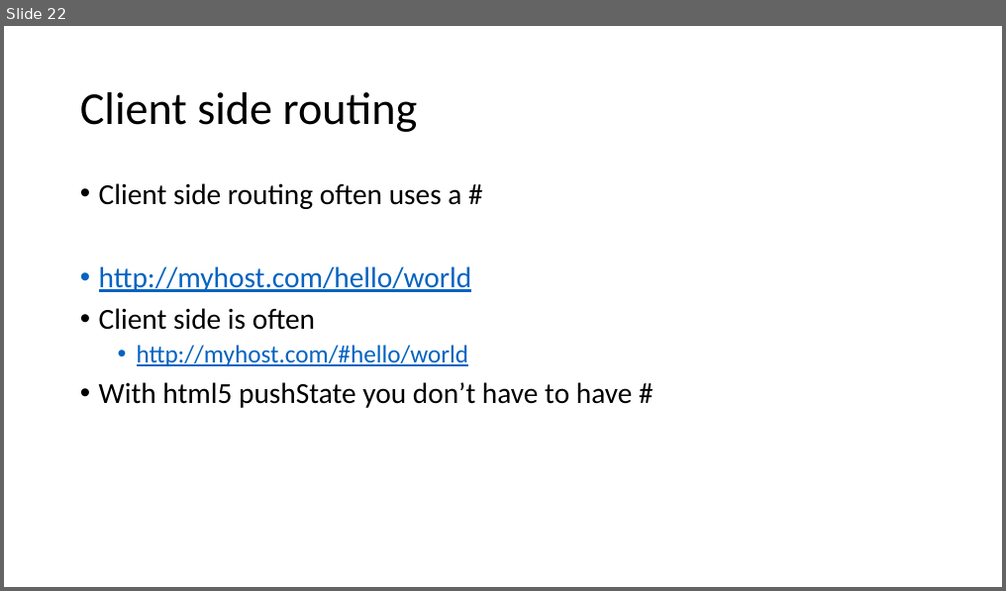
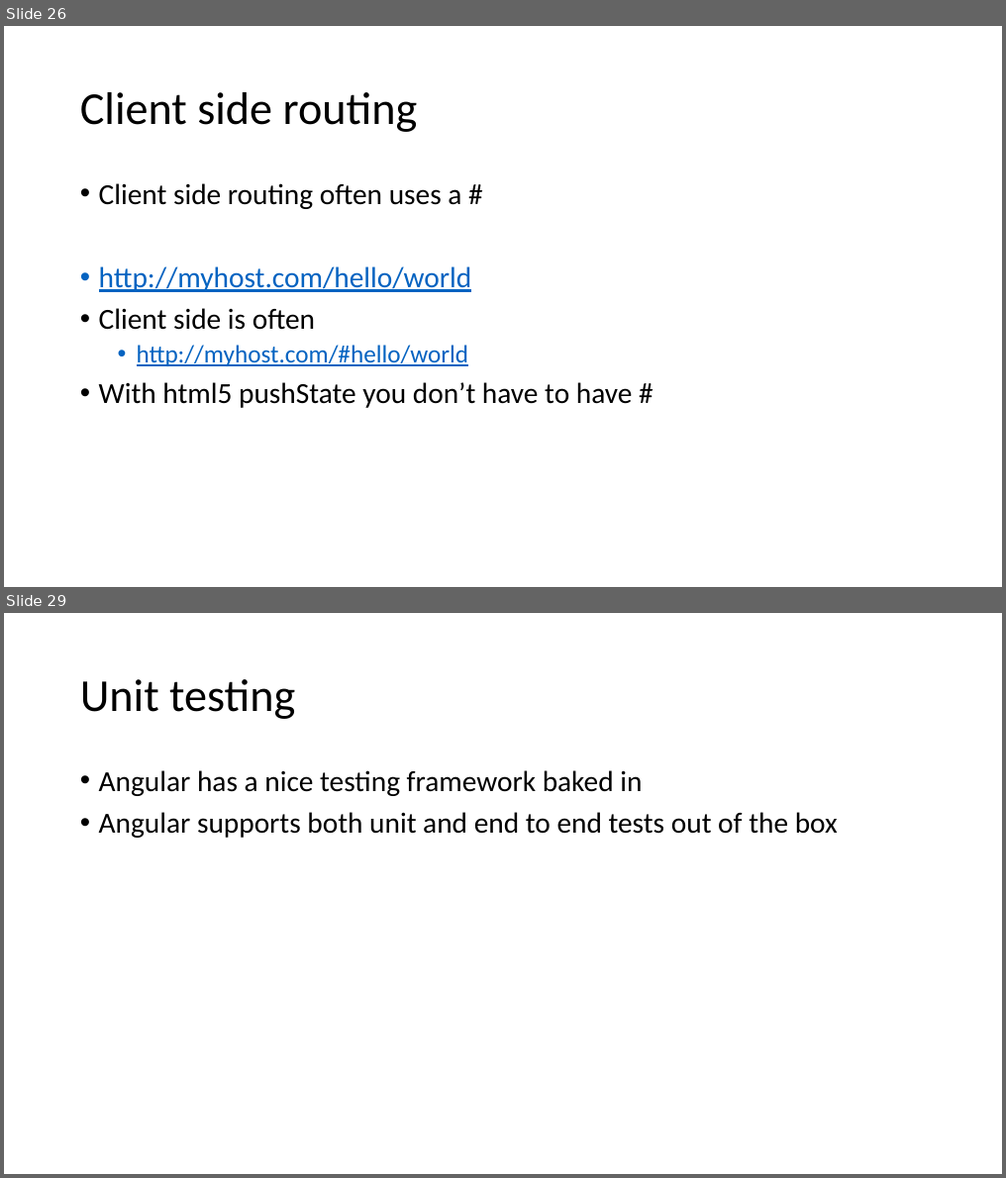
Before and after one commit to chadmichel/JavaScriptStuff, a slide deck: Java and You.pptx. Shown one above the other, each under a label of ours: slide 22 before the commit, slides 26 and 29 after it; the slides between them are not shown. The pictures are 1006x591 and 1006x1178 pixels, drawn with LibreOffice and Linux fonts; fonts in the diff are those of the drawing. Boxes give left, top, right and bottom in pixels: in the first picture for what was removed or moved away, otherwise in the second. Text is boxed around its words. In the diff, an @@ line names an element or a change of style, - is before the commit and + after.

```diff
--- a/Java and You.pptx
+++ b/Java and You.pptx
@@ slide 29 added at (4,613,1002,1174), background #FFFFFF @@
@@ title added at (80,679,295,719), 44 pt, text #000000 @@
+Unit testing
@@ text added at (99,770,838,838), 28 pt, text #000000 @@
+• Angular has a nice testing framework baked in
+• Angular supports both unit and end to end tests out of the box
@@ what was slide 22 is now slide 26 @@
```
Also in this commit, not shown: 1 slide changed, 8 other slides added, 2 slides removed, 9 other files.
